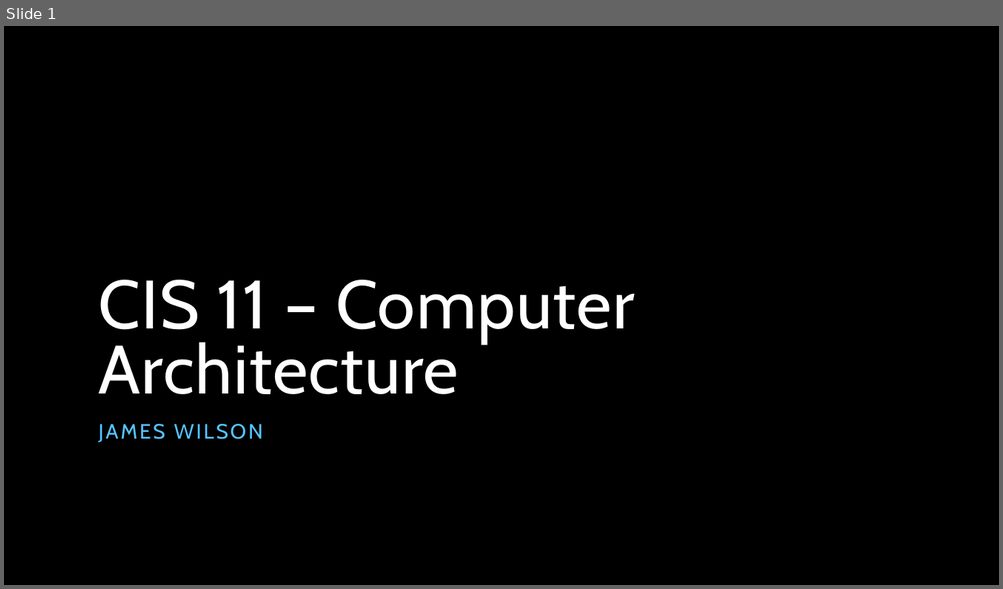
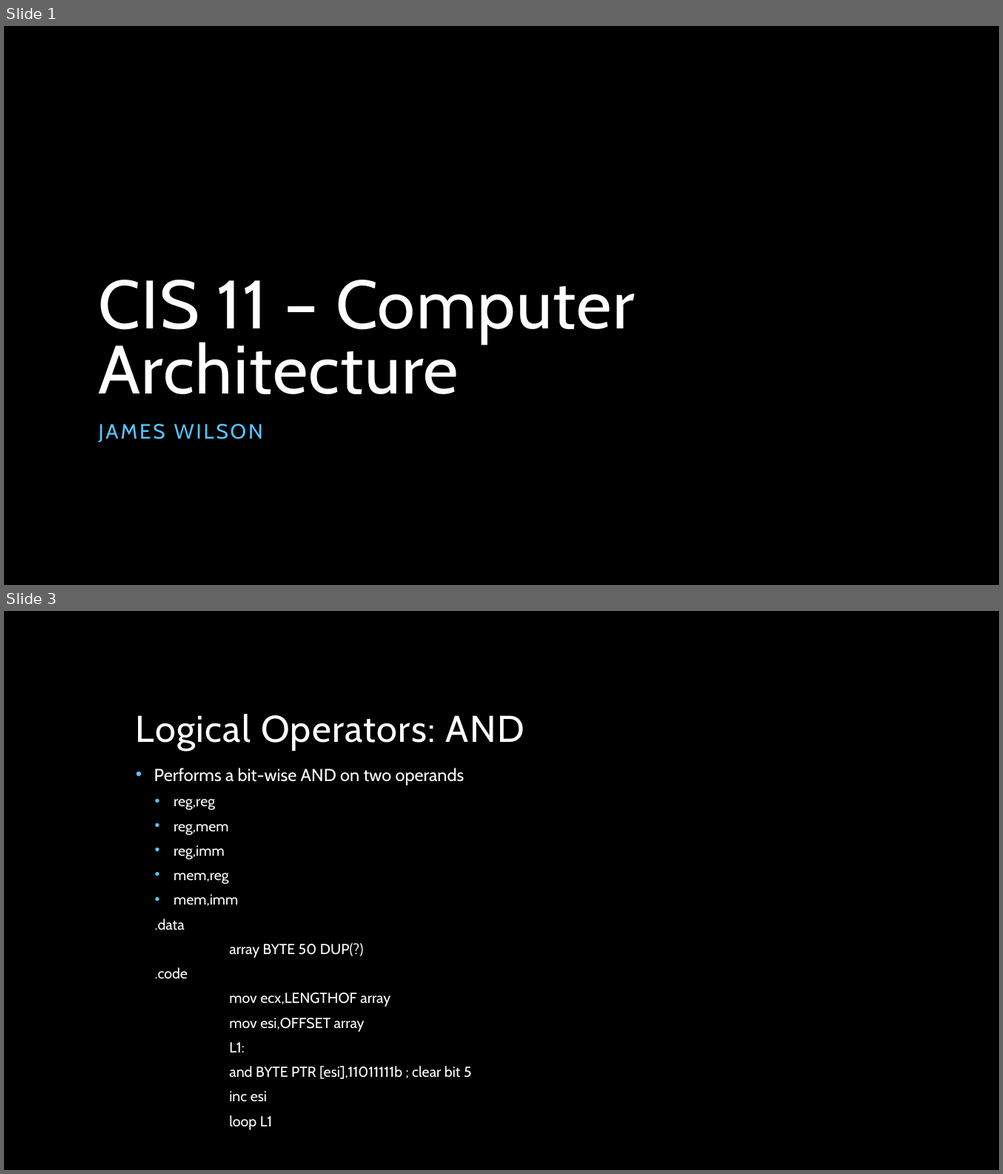
Before and after one commit to jameswilson281/CIS---11-Assembly-Programming, a slide deck: Week 7/07 - Conditional Processing.pptx. Shown one above the other, each under a label of ours: slide 1 before the commit, slides 1 and 3 after it; the slides between them are not shown. The pictures are 1003x589 and 1003x1174 pixels, drawn with LibreOffice and Linux fonts; fonts in the diff are those of the drawing; background and template pictures are left out. Boxes give left, top, right and bottom in pixels: in the first picture for what was removed or moved away, otherwise in the second. Text is boxed around its words. In the diff, an @@ line names an element or a change of style, - is before the commit and + after.

```diff
--- a/Week 7/07 - Conditional Processing.pptx
+++ b/Week 7/07 - Conditional Processing.pptx
@@ slide 3 added at [4,611,999,1170], background picture (left out) @@
@@ title added at [136,714,524,750], 36 pt, text #FFFFFF @@
+Logical Operators: AND
@@ text added at [154,768,472,1130], 14 pt, text #FFFFFF @@
+• Performs a bit-wise AND on two operands
+  • reg,reg
+  • reg,mem
+  • reg,imm
+  • mem,reg
+  • mem,imm
+  .data
+  array BYTE 50 DUP(?)
+  .code
+  mov ecx,LENGTHOF array
+  mov esi,OFFSET array
+  L1:
+  and BYTE PTR [esi],11011111b ; clear bit 5
+  inc esi
+  loop L1
```
Also in this commit, not shown: 11 other slides added, 1 other file.
